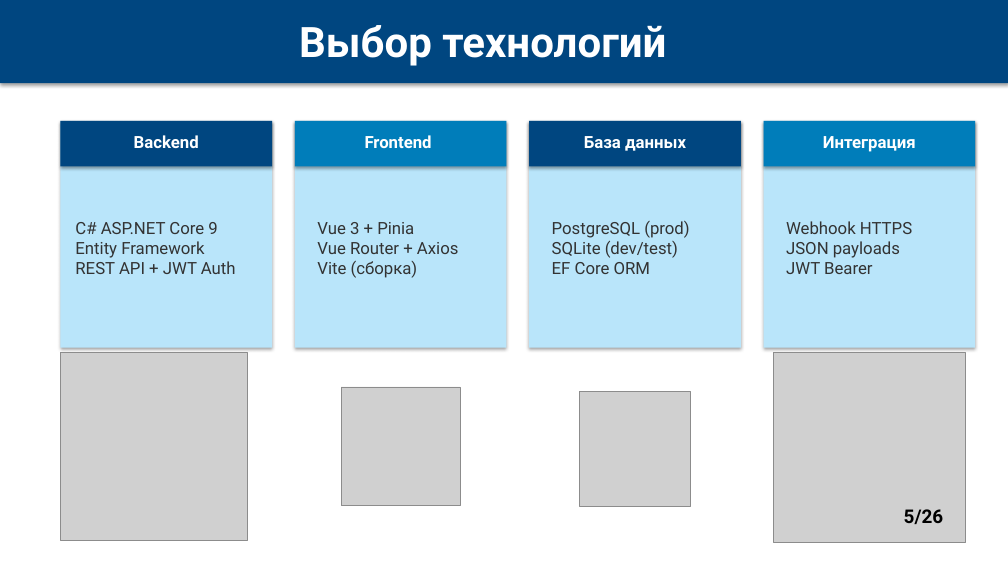
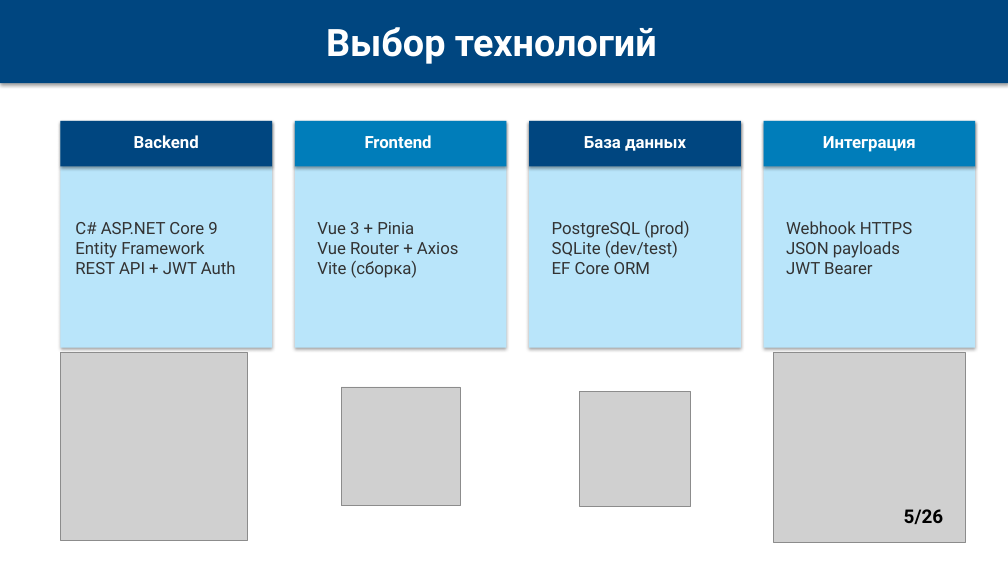
Before and after one commit to dulumdomdom/Nothing, a slide deck: slide 5 of MDM_Presentation.pptx. Drawn at 1008x567 pixels with LibreOffice and Linux fonts; fonts in the diff are those of the drawing; grey boxes stand for pictures. Boxes give left, top, right and bottom in pixels: in the first picture for what was removed or moved away, otherwise in the second. Text is boxed around its words. In the diff, an @@ line names an element or a change of style, - is before the commit and + after.

```diff
--- a/MDM_Presentation.pptx
+++ b/MDM_Presentation.pptx
@@ text "Выбор технологий": place and size @@
-text "Выбор технологий" at (299, 25, 666, 66)
+text "Выбор технологий" at (326, 27, 657, 64)
@@ text "Выбор технологий" at (326, 27, 657, 64): size 40 to 36 pt @@
```
Also in this commit, not shown: 19 other slides changed.
